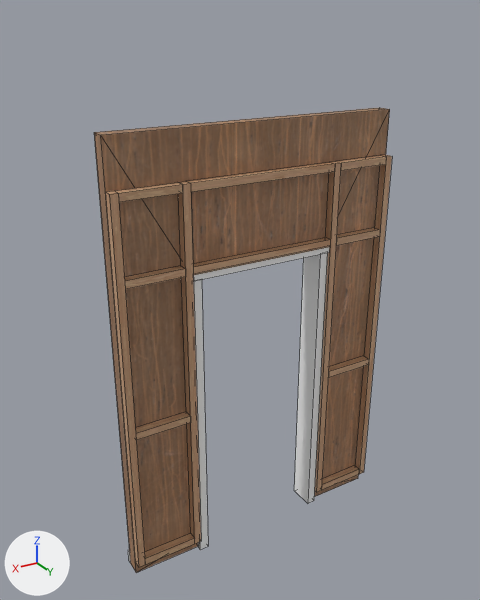
An edit to the FBX model Assets/Assets/Walls/FBX/MovieSet_WallDoor.fbx, drawn before and after from the same camera.
Camera for both pictures: a 50 mm camera at (3.19, 3.39, 3.58) aimed at (1.08, -0.13, 1.82). The axes (+X, +Y, +Z) are drawn at lower left. The lights are the same throughout. Mesh edges are drawn as thin lines. Where no turn or scale is listed for an object, it has been applied to the vertices. Vertices at the same position are counted once.

The older version as bpy lines, for what is in view:
```python
me_cube_005 = bpy.data.meshes.new('Cube.005')
me_cube_005.from_pydata(...)  # 156 vertices, 91 faces; spans x 0.0..2.0, y -0.15..0.06, z 0.0..3.0
# faces by material slot: [88, 3]
me_cube_005.materials.append(mat_m_movieset)
me_cube_005.materials.append(mat_m_wall)  # white #e7e7e7
ob_movieset_walldoor = bpy.data.objects.new('MovieSet_WallDoor', me_cube_005)
ob_movieset_walldoor.location = (0.0, 0.0, 0.0)
```
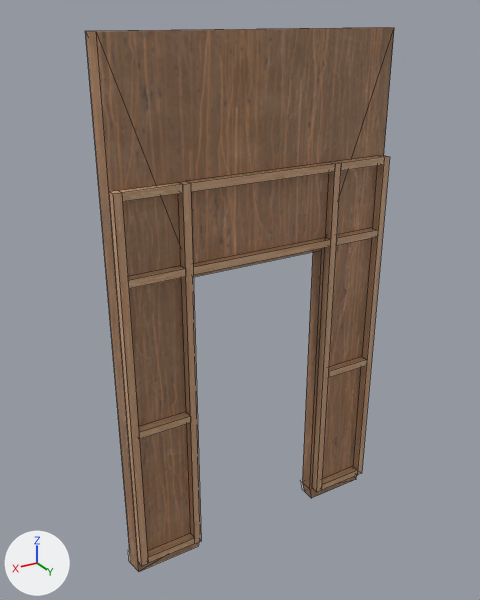
What the commit changed:
me_cube_005 is used by ob_movieset_walldoor; location (0.0, 0.0, 0.0).
me_cube_005 had 156 vertices, 91 faces and spanned x 0.0..2.0, y -0.15..0.06, z 0.0..3.0.
me_cube_005 now has 130 vertices, 78 faces and spans x 0.0..2.0, y -0.13..0.06, z 0.0..3.5.
me_cube_005 part 1: the loose piece of 8 vertices spanning x 0.49..0.55, y -0.15..0.04, z 0.0..2.1 is deleted.
me_cube_005 part 2: the loose piece of 8 vertices spanning x 0.48..1.52, y -0.15..0.05, z 2.1..2.15 is deleted.
me_cube_005 part 3: the loose piece of 8 vertices spanning x 1.45..1.51, y -0.15..0.04, z 0.0..2.1 is deleted.
Part 4, on me_cube_005:
8 vertices are removed from x 0.0..0.05, y 0.0..0.06, z 0.1..2.7.
7 faces are deleted.
21 vertices in x 1.95..2.0, y 0.0..0.06, z 0.0..2.7 move by (-0.02, 0.0, 0.0).
15 vertices in x 0.0..0.05, y 0.0..0.06, z 0.0..2.7 move by (0.02, 0.0, 0.0).
4 vertices move from x 0.0..2.0, y -0.1..0.0, z 3.0 to x 0.0..2.0, y -0.1..0.0, z 3.5.
6 vertices are added at (0.02, 0.0, 2.7), (0.02, 0.0, 0.1), (0.07, 0.0, 0.1), (0.02, 0.06, 2.7), (0.02, 0.06, 0.1), (0.07, 0.06, 0.1).
12 new faces join them, mat_m_movieset.
me_cube_005 part 5: 9 kept faces spanning x 0.0..2.0, y -0.1..0.0, z 0.0..3.5 get new texture (UV) coordinates.

Location of each change, [x1, y1, x2, y2] in pixels of the pictures (480 x 600 px):
'MovieSet_WallDoor', reshaped (17% taller): before [94, 108, 392, 573]; after [86, 27, 394, 571]
part 1 of me_cube_005, deleted: before [294, 253, 328, 503]
part 2 of me_cube_005, deleted: before [193, 247, 329, 281]
part 3 of me_cube_005, deleted: before [193, 280, 208, 550]
part 4 of me_cube_005, built on: before [105, 155, 392, 573]; after [109, 155, 390, 570]
part 5 of me_cube_005, surface changed: before [94, 108, 390, 572]; after [86, 27, 394, 571]
